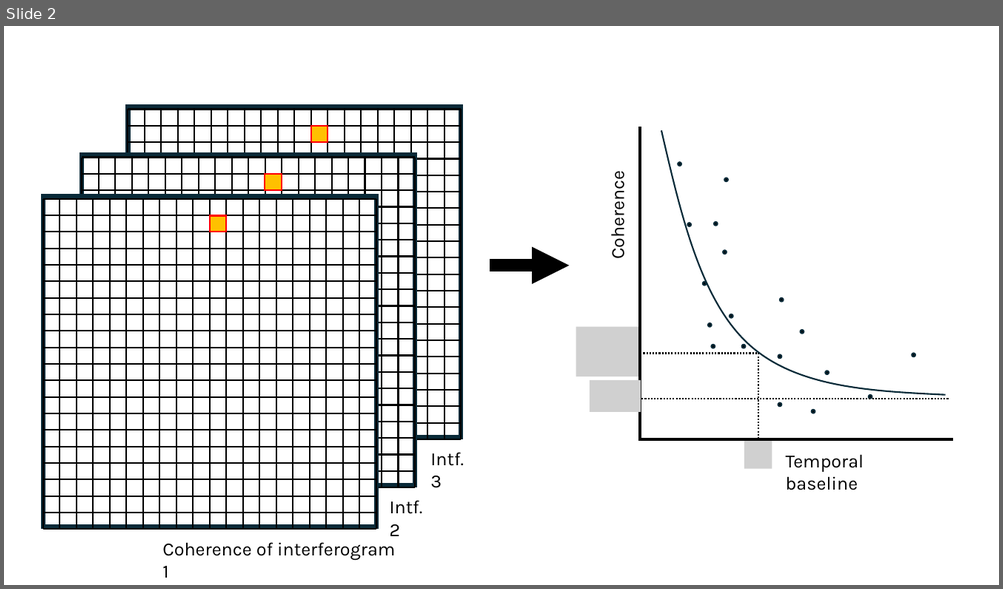
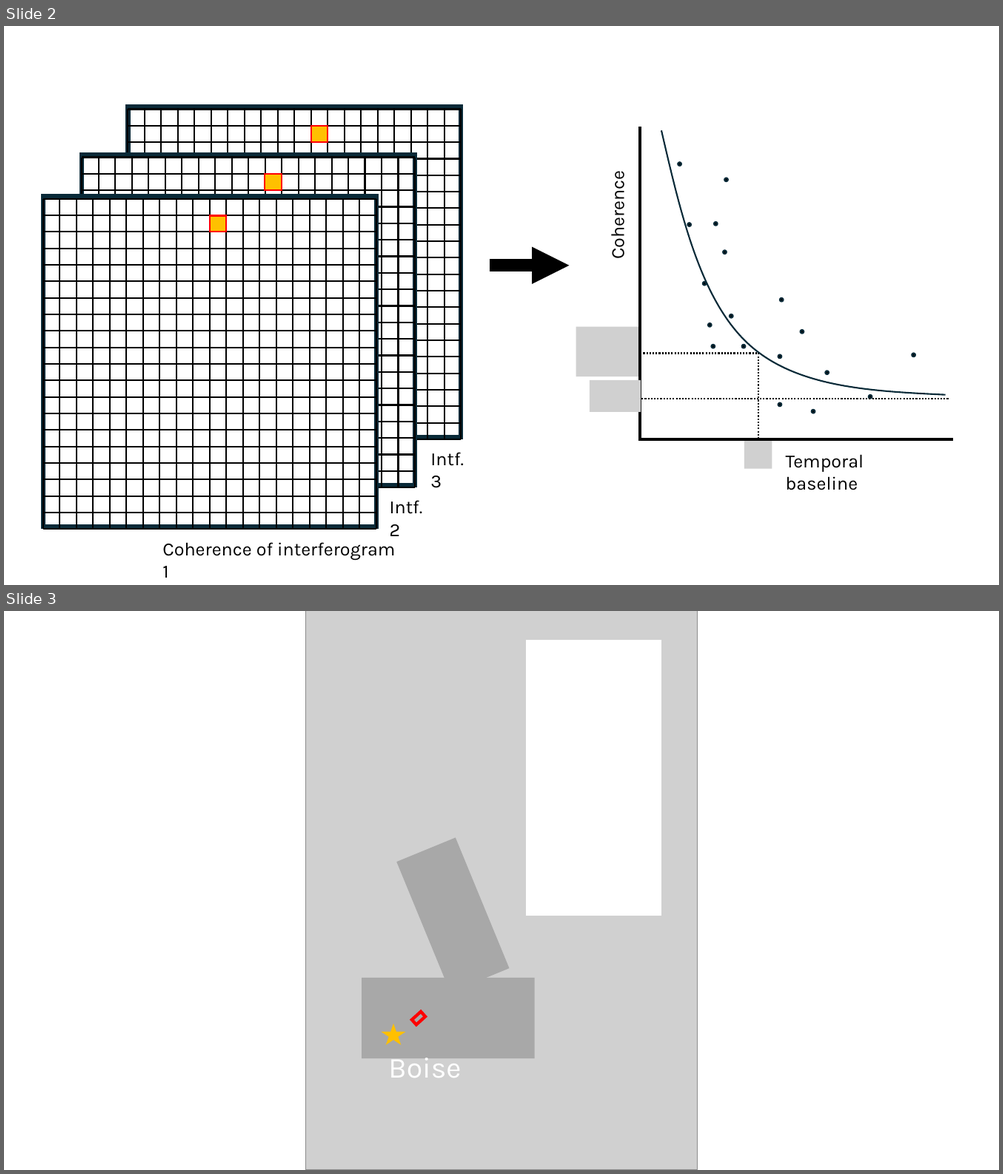
Before and after one commit to julober/snowex_uavsar_coherence, a slide deck: outputs/figures/insar_final_proj/tau_gamma_concept.pptx. Shown one above the other, each under a label of ours: slide 2 before the commit, slides 2 and 3 after it. The pictures are 1003x589 and 1003x1174 pixels, drawn with LibreOffice and Linux fonts; fonts in the diff are those of the drawing; grey boxes stand for pictures. Boxes give left, top, right and bottom in pixels: in the first picture for what was removed or moved away, otherwise in the second. Text is boxed around its words. In the diff, an @@ line names an element or a change of style, - is before the commit and + after.

```diff
--- a/outputs/figures/insar_final_proj/tau_gamma_concept.pptx
+++ b/outputs/figures/insar_final_proj/tau_gamma_concept.pptx
@@ slide 3 added at (4, 611, 999, 1170), background #FFFFFF @@
@@ picture added at (305, 611, 697, 1170) @@
@@ rectangle added at (526, 641, 660, 783), fill #FFFFFF, outline #FFFFFF 1.5 pt @@
@@ rectangle added at (526, 774, 660, 915), fill #FFFFFF, outline #FFFFFF 1.5 pt @@
@@ rectangle added at (396, 837, 509, 993), fill #A8A8A8 @@
@@ rectangle added at (361, 978, 535, 1059), fill #A8A8A8 @@
@@ star added at (381, 1024, 406, 1045), fill #FFC000 @@
@@ rectangle added at (412, 1012, 425, 1025), outline #FF0000 3 pt @@
@@ text added at (388, 1058, 461, 1078), 28 pt, text #FFFFFF @@
+Boise
```
Also in this commit, not shown: 1 other slide added, 11 other files.
